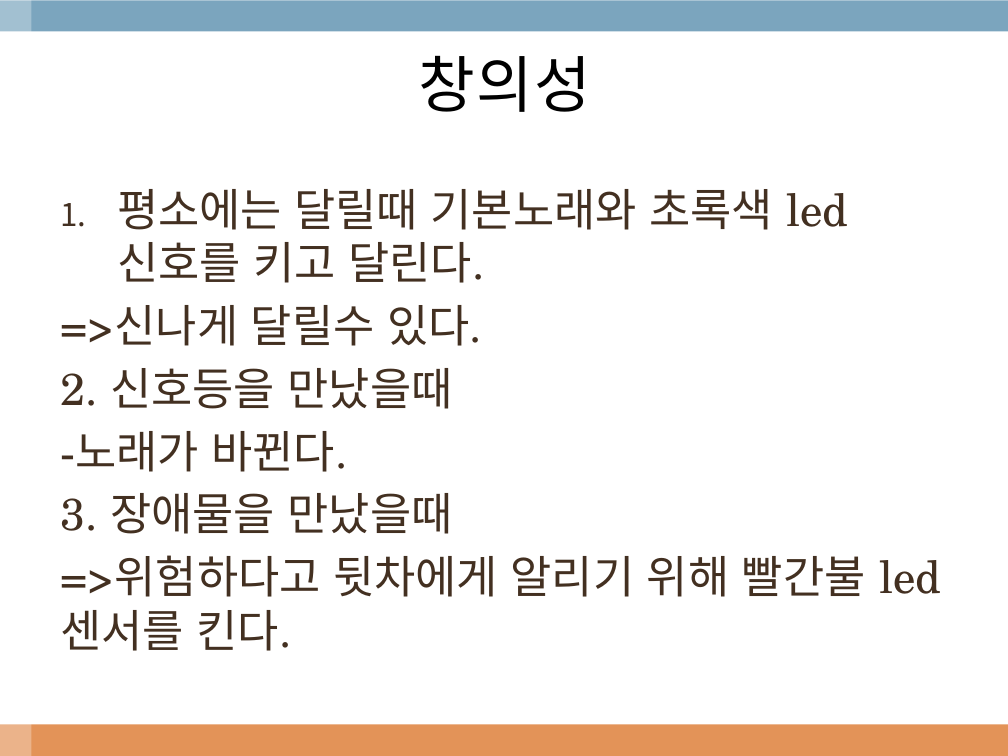
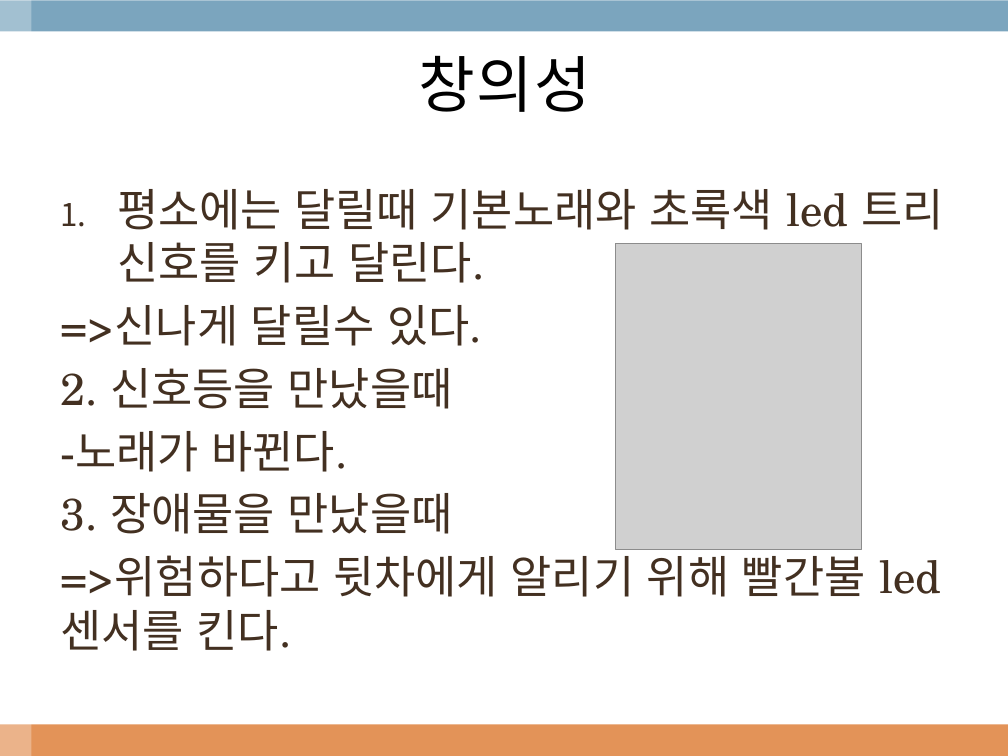
Before and after one commit to brightface/ras_car, a slide deck: slide 3 of AD_과제9조PPT.pptx. Drawn at 1008x756 pixels with LibreOffice and Linux fonts; fonts in the diff are those of the drawing; grey boxes stand for pictures; background and template pictures are left out. Boxes give left, top, right and bottom in pixels: in the first picture for what was removed or moved away, otherwise in the second. Text is boxed around its words. In the diff, an @@ line names an element or a change of style, - is before the commit and + after.

```diff
--- a/AD_과제9조PPT.pptx
+++ b/AD_과제9조PPT.pptx
@@ text at (117,189,943,283): text changed @@
-1. 평소에는 달릴때 기본노래와 초록색 led 신호를 키고 달린다.
+1. 평소에는 달릴때 기본노래와 초록색 led 트리 신호를 키고 달린다.
@@ picture added at (615,243,861,549) @@
```
Also in this commit, not shown: 1 slide added.
